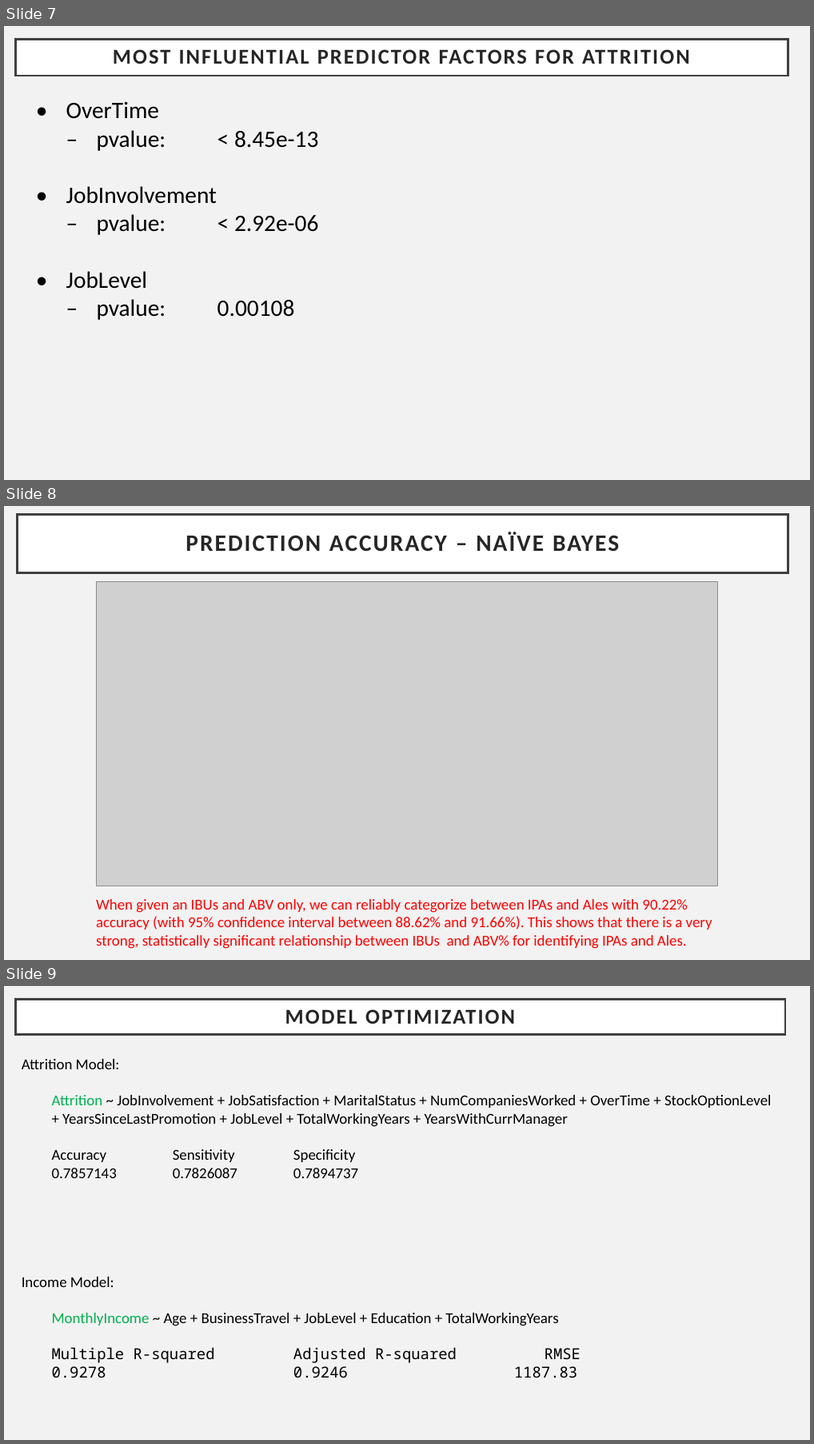
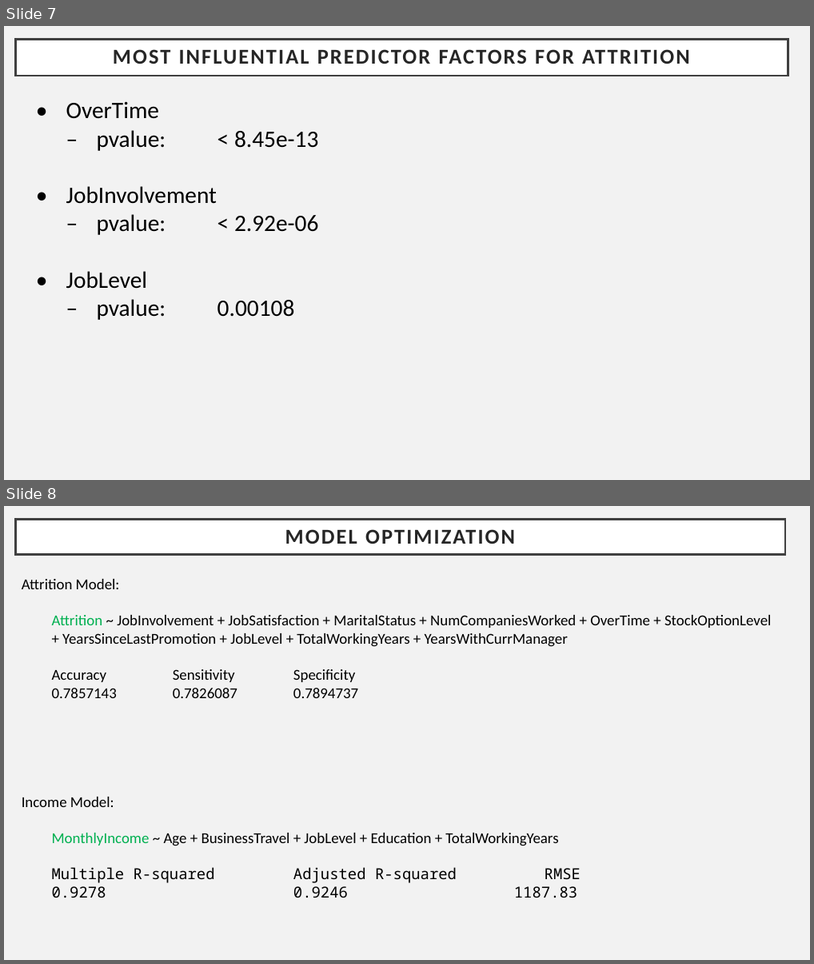
Before and after one commit to bensonnd/msds, a slide deck: ds6306/CaseStudy2DDS/presentation/Case Study 2 - Neil Benson.pptx. Shown one above the other, each under a label of ours: slides 7, 8 and 9 before the commit, slides 7 and 8 after it. The pictures are 814x1444 and 814x964 pixels, drawn with LibreOffice and Linux fonts; fonts in the diff are those of the drawing; grey boxes stand for pictures. Boxes give left, top, right and bottom in pixels: in the first picture for what was removed or moved away, otherwise in the second. Text is boxed around its words. In the diff, an @@ line names an element or a change of style, - is before the commit and + after.

```diff
--- a/ds6306/CaseStudy2DDS/presentation/Case Study 2 - Neil Benson.pptx
+++ b/ds6306/CaseStudy2DDS/presentation/Case Study 2 - Neil Benson.pptx
@@ slide 8 removed at (4,506,810,960), background #F2F2F2 @@
@@ title removed at (18,515,790,572) @@
-PREDICTION ACCURACY – NAÏVE BAYES
@@ picture removed at (97,581,718,885) @@
@@ text removed at (96,899,713,948) @@
-When given an IBUs and ABV only, we can reliably categorize between IPAs and Ales with 90.22% accuracy (with 95% confidence interval between 88.62% and 91.66%). This shows that there is a very strong, statistically significant relationship between IBUs and ABV% for identifying IPAs and Ales.
@@ what was slide 9 is now slide 8 @@
```
Also in this commit, not shown: 4 slides changed, 1 slide added, 13 other files.
